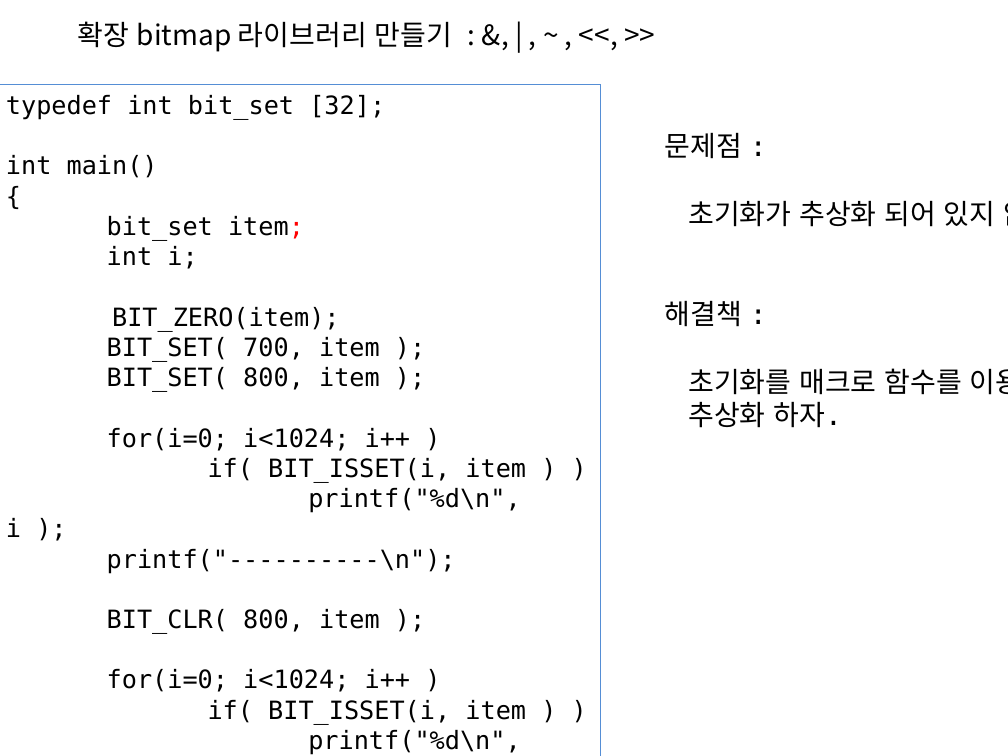
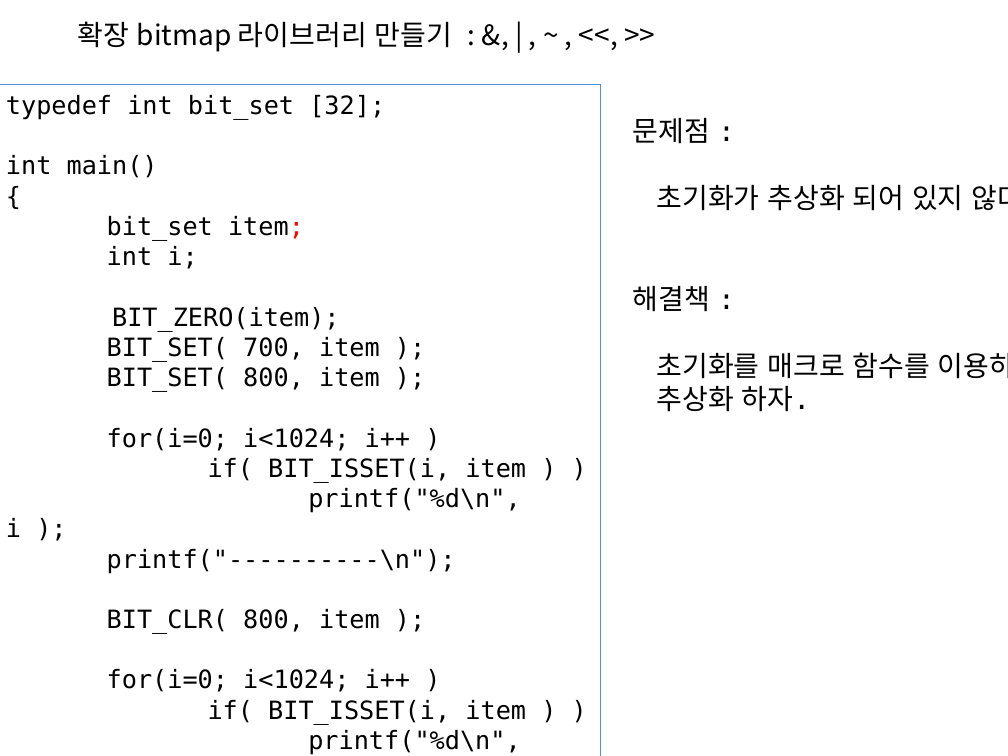
Before and after one commit to chisun-joung/osdsalgo_c, a slide deck: slide 60 of 01_day.pptx. Drawn at 1008x756 pixels with LibreOffice and Linux fonts; fonts in the diff are those of the drawing. Boxes give left, top, right and bottom in pixels: in the first picture for what was removed or moved away, otherwise in the second. Text is boxed around its words. In the diff, an @@ line names an element or a change of style, - is before the commit and + after.

```diff
--- a/01_day.pptx
+++ b/01_day.pptx
@@ text "문제점 :" rewrapped from [665,132,1008,428] to [633,117,1008,412] @@
```
Also in this commit, not shown: 5 slides added, 37 other files.
